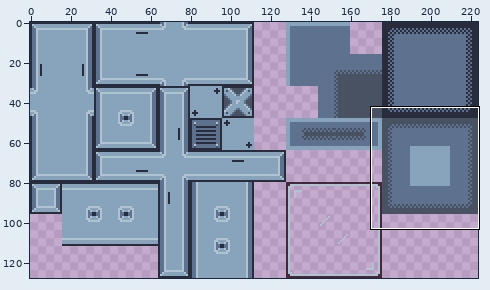
Sprite sheet -- MissionArgus/Assets/Wouter Teststuff/Tiles/New Floor Tiles.png. The first picture is a wide view before the edit; the outline marks the close-up.
Close-up. As it was:
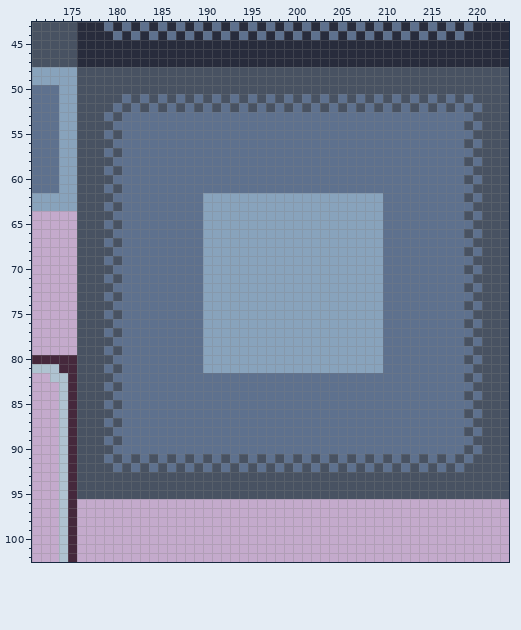
The file is 224x128 pixels. Shown: x 171..223, y 43..102.
After the commit:
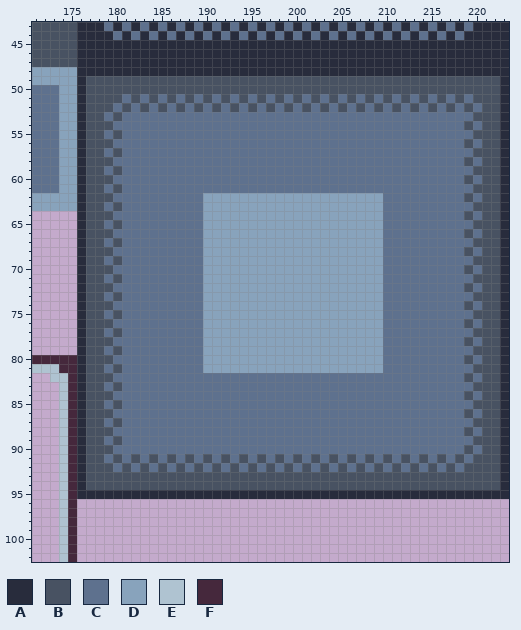
Palette (. is transparent): A #282c3c  B #485262  C #5e718e  D #88a3bc  E #afc3d1  F #45283c
The commit says: oopsie woopsie i did a fucky wucky
Change:
Changed rows in their new state; - is an unchanged pixel.
first column x 176:
 48 AAAAAAAAAAAAAAAAAAAAAAAAAAAAAAAAAAAAAAAAAAAAAAAA
 49 A----------------------------------------------A
 50 A----------------------------------------------A
 51 A----------------------------------------------A
 52 A----------------------------------------------A
 53 A----------------------------------------------A
 54 A----------------------------------------------A
 55 A----------------------------------------------A
 56 A----------------------------------------------A
 57 A----------------------------------------------A
 58 A----------------------------------------------A
 59 A----------------------------------------------A
 60 A----------------------------------------------A
 61 A----------------------------------------------A
 62 A----------------------------------------------A
 63 A----------------------------------------------A
 64 A----------------------------------------------A
 65 A----------------------------------------------A
 66 A----------------------------------------------A
 67 A----------------------------------------------A
 68 A----------------------------------------------A
 69 A----------------------------------------------A
 70 A----------------------------------------------A
 71 A----------------------------------------------A
 72 A----------------------------------------------A
 73 A----------------------------------------------A
 74 A----------------------------------------------A
 75 A----------------------------------------------A
 76 A----------------------------------------------A
 77 A----------------------------------------------A
 78 A----------------------------------------------A
 79 A----------------------------------------------A
 80 A----------------------------------------------A
 81 A----------------------------------------------A
 82 A----------------------------------------------A
 83 A----------------------------------------------A
 84 A----------------------------------------------A
 85 A----------------------------------------------A
 86 A----------------------------------------------A
 87 A----------------------------------------------A
 88 A----------------------------------------------A
 89 A----------------------------------------------A
 90 A----------------------------------------------A
 91 A----------------------------------------------A
 92 A----------------------------------------------A
 93 A----------------------------------------------A
 94 A----------------------------------------------A
 95 AAAAAAAAAAAAAAAAAAAAAAAAAAAAAAAAAAAAAAAAAAAAAAAA
Pixel boxes of the changes (left, top, right, bottom) in both close-ups:
changed: (77, 67, 509, 499)
